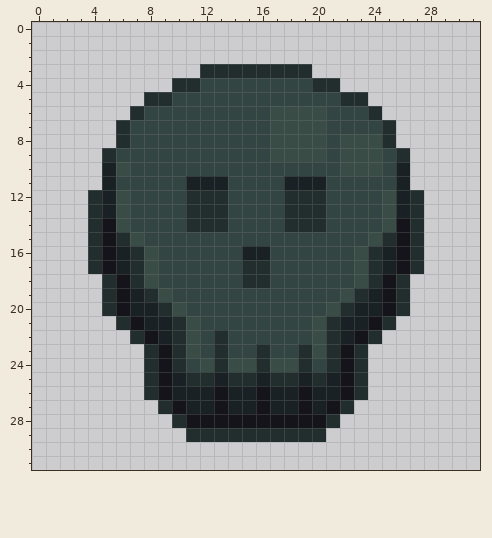
Pixel-art sprite, stored at Cthulhu Clicker.gmx/sprites/images/spr_clicker_0.png. That is the earlier state.
The file is 32x32 pixels.
After the commit:
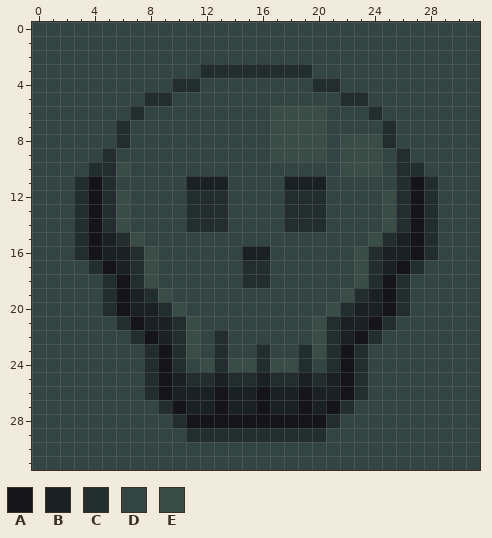
Palette (. is transparent): A #14141a  B #1a2124  C #222e2d  D #334542  E #394d46
Change:
@@ x 0..31 @@
- 0 ................................
- 1 ................................
- 2 ................................
- 3 ............CCCCCCCC............
- 4 ..........CCDDDDDDDDCC..........
- 5 ........CCDDDDDDDDDDDDCC........
- 6 .......CDDDDDDDDDEEEEDDDC.......
- 7 ......CDDDDDDDDDDEEEEDDDDC......
- 8 ......CDDDDDDDDDDEEEEDEEEC......
- 9 .....CDDDDDDDDDDDEEEEDEEEDC.....
-10 .....BEDDDDDDDDDDDDDDDEEEDB.....
-11 .....BDDDDDBBBDDDDBBBDDDDDB.....
-12 ....CBEDDDDCCCDDDDCCCDDDDEBC....
-13 ....CBEDDDDCCCDDDDCCCDDDDEBC....
-14 ....CAEDDDDCCCDDDDCCCDDDDEAC....
-15 ....CACEDDDDDDDDDDDDDDDDECAC....
-16 ....CABCEDDDDDDBBDDDDDDECBAC....
-17 ....CABCEDDDDDDCCDDDDDDECBAC....
-18 .....CACEDDDDDDCCDDDDDDECAC.....
-19 .....CABCEDDDDDDDDDDDDECBAC.....
-20 .....CABBCEDDDDDDDDDDECBBAC.....
-21 ......CABBCEDDDDDDDDECBBAC......
-22 .......CABCEDCDDDDDDECBAC.......
-23 ........CACEDCDDCDDCECAC........
-24 ........CACDECEECEECDCAC........
-25 ........CABCCBCCBCCBCBAC........
-26 ........CABBBABBABBABBAC........
-27 .........CABBABBABBABAC.........
-28 ..........CAAAAAAAAAAC..........
-29 ...........CCCCCCCCCC...........
-30 ................................
-31 ................................
+ 0 DDDDDDDDDDDDDDDDDDDDDDDDDDDDDDDD
+ 1 DDDDDDDDDDDDDDDDDDDDDDDDDDDDDDDD
+ 2 DDDDDDDDDDDDDDDDDDDDDDDDDDDDDDDD
+ 3 DDDDDDDDDDDDCCCCCCCCDDDDDDDDDDDD
+ 4 DDDDDDDDDDCCDDDDDDDDCCDDDDDDDDDD
+ 5 DDDDDDDDCCDDDDDDDDDDDDCCDDDDDDDD
+ 6 DDDDDDDCDDDDDDDDDEEEEDDDCDDDDDDD
+ 7 DDDDDDCDDDDDDDDDDEEEEDDDDCDDDDDD
+ 8 DDDDDDCDDDDDDDDDDEEEEDEEECDDDDDD
+ 9 DDDDDCDDDDDDDDDDDEEEEDEEEDCDDDDD
+10 DDDDCCEDDDDDDDDDDDDDDDEEEDCCDDDD
+11 DDDCACDDDDDBBBDDDDBBBDDDDDCACDDD
+12 DDDCACEDDDDCCCDDDDCCCDDDDECACDDD
+13 DDDCACEDDDDCCCDDDDCCCDDDDECACDDD
+14 DDDCACEDDDDCCCDDDDCCCDDDDECACDDD
+15 DDDCABCEDDDDDDDDDDDDDDDDECBACDDD
+16 DDDCABBCEDDDDDDBBDDDDDDECBBACDDD
+17 DDDDCABCEDDDDDDCCDDDDDDECBACDDDD
+18 DDDDDCACEDDDDDDCCDDDDDDECACDDDDD
+19 DDDDDCABCEDDDDDDDDDDDDECBACDDDDD
+20 DDDDDCABBCEDDDDDDDDDDECBBACDDDDD
+21 DDDDDDCABBCEDDDDDDDDECBBACDDDDDD
+22 DDDDDDDCABCEDCDDDDDDECBACDDDDDDD
+23 DDDDDDDDCACEDCDDCDDCECACDDDDDDDD
+24 DDDDDDDDCACDECEECEECDCACDDDDDDDD
+25 DDDDDDDDCABCCBCCBCCBCBACDDDDDDDD
+26 DDDDDDDDCABBBABBABBABBACDDDDDDDD
+27 DDDDDDDDDCABBABBABBABACDDDDDDDDD
+28 DDDDDDDDDDCAAAAAAAAAACDDDDDDDDDD
+29 DDDDDDDDDDDCCCCCCCCCCDDDDDDDDDDD
+30 DDDDDDDDDDDDDDDDDDDDDDDDDDDDDDDD
+31 DDDDDDDDDDDDDDDDDDDDDDDDDDDDDDDD
Where, in picture pixels (left, top, right, bottom), the same in both pictures:
changed: (32, 22, 480, 470)
